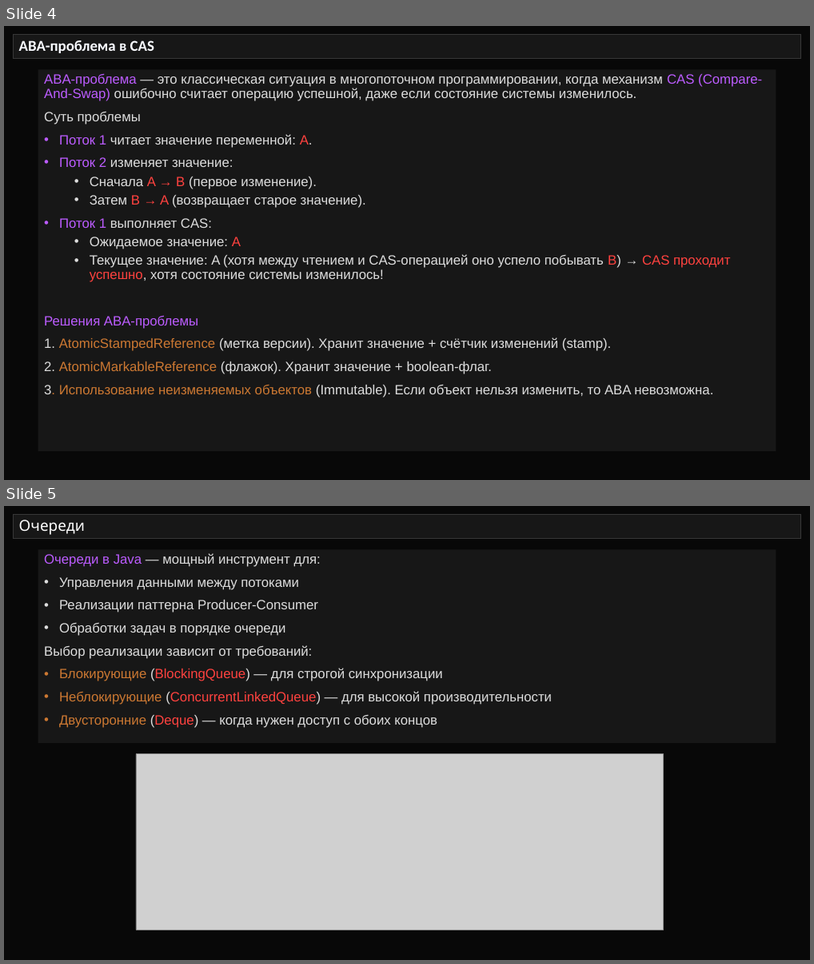
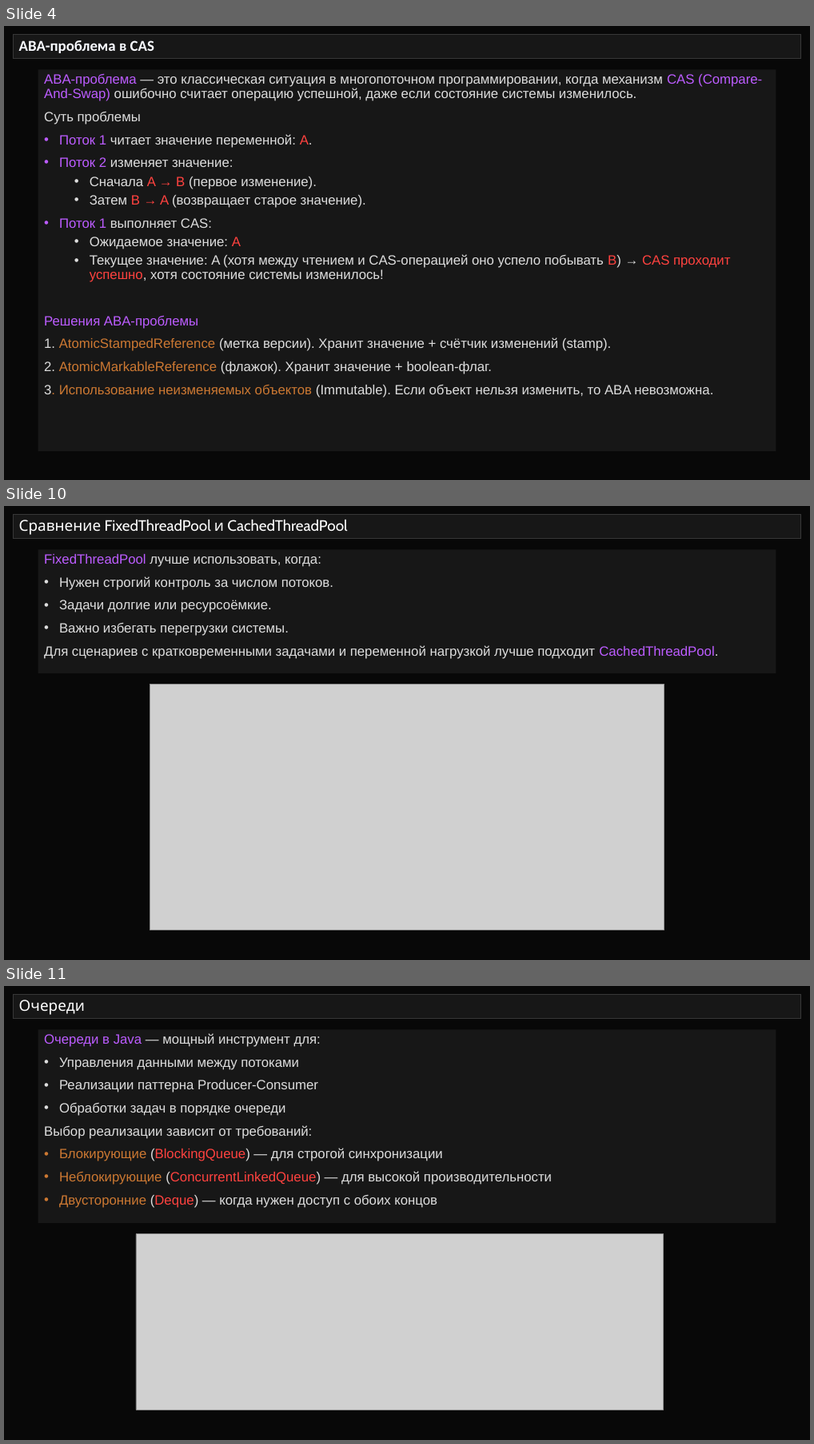
Before and after one commit to semusv/SIB_Concurrent, a slide deck: Concurrent_v1.pptx. Shown one above the other, each under a label of ours: slides 4 and 5 before the commit, slides 4, 10 and 11 after it; the slides between them are not shown. The pictures are 814x964 and 814x1444 pixels, drawn with LibreOffice and Linux fonts; fonts in the diff are those of the drawing; grey boxes stand for pictures. Boxes give left, top, right and bottom in pixels: in the first picture for what was removed or moved away, otherwise in the second. Text is boxed around its words. In the diff, an @@ line names an element or a change of style, - is before the commit and + after.

```diff
--- a/Concurrent_v1.pptx
+++ b/Concurrent_v1.pptx
@@ slide 10 added at [4, 506, 810, 960], background #080808 @@
@@ title added at [13, 515, 802, 539], fill #171717, outline #373737 0.75 pt, 18 pt, text #FFFFFF @@
+Сравнение FixedThreadPool и CachedThreadPool
@@ rectangle added at [38, 549, 776, 673], fill #171717, 16 pt, text #DDDDDD @@
+FixedThreadPool лучше использовать, когда:
+• Нужен строгий контроль за числом потоков.
+• Задачи долгие или ресурсоёмкие.
+• Важно избегать перегрузки системы.
+Для сценариев с кратковременными задачами и переменной нагрузкой лучше подходит CachedThreadPool.
@@ picture added at [150, 684, 665, 929] @@
@@ what was slide 5 is now slide 11 @@
```
Also in this commit, not shown: 1 slide changed, 5 other slides added, 7 other files.
